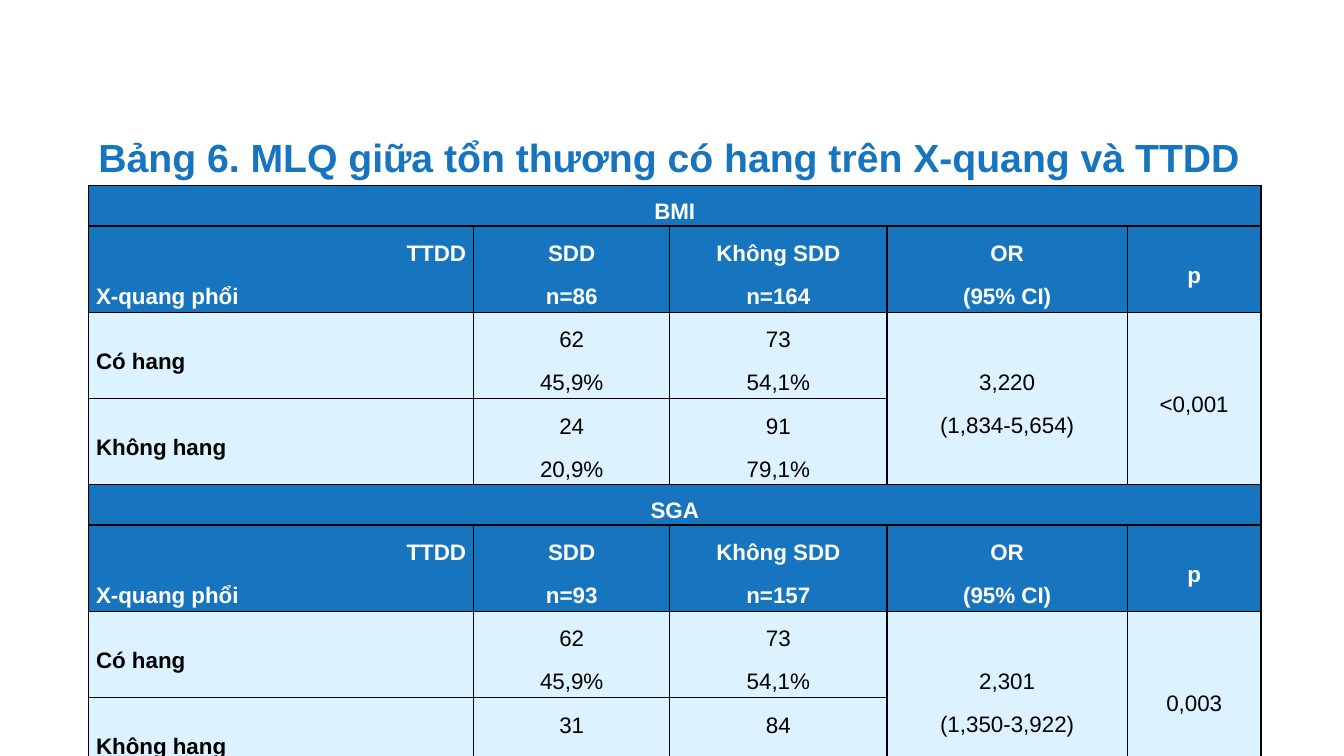
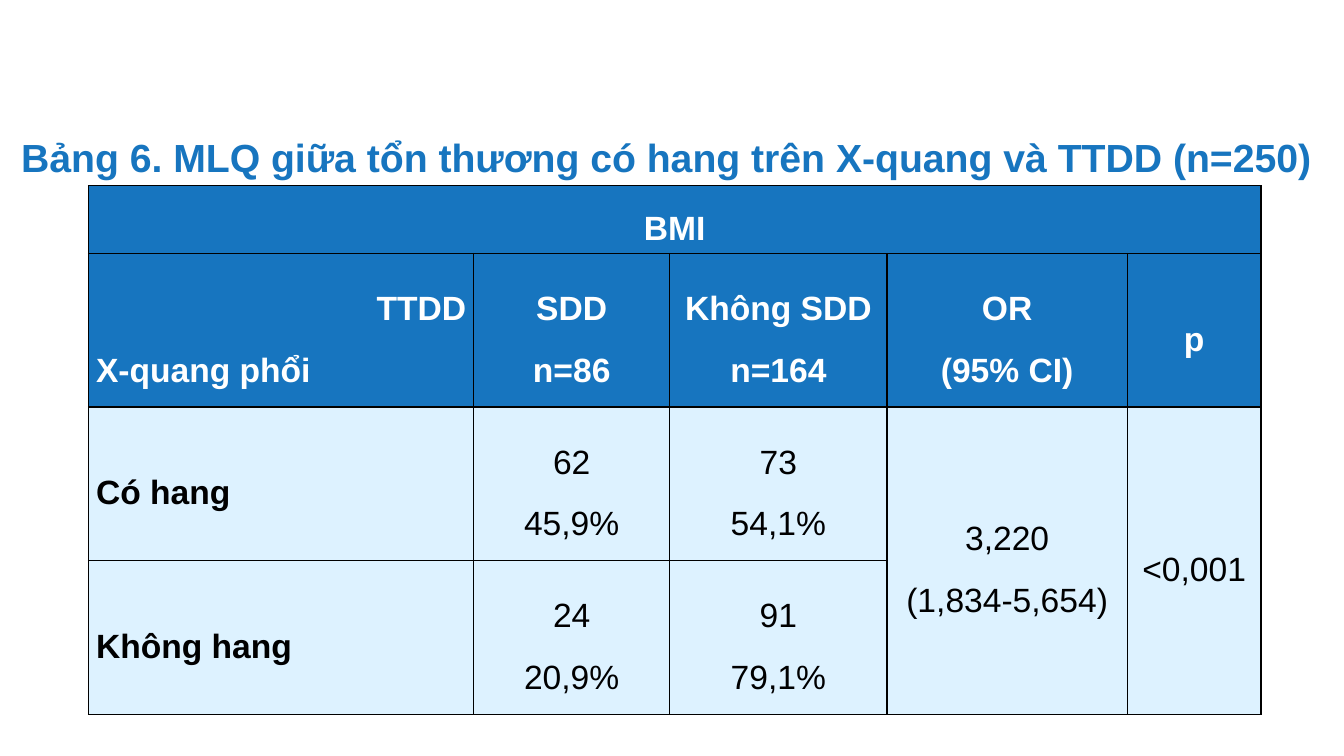
Before and after one commit to MedPocket/HPMUGraduation-thesis, a slide deck: slide 32 of Thuc-trang-va-mot-so-yeu-to-lien-quan-dinh-duong-BN-lao-phoi_Nhat-Nguyen.pptx. Drawn at 1344x756 pixels with LibreOffice and Linux fonts; fonts in the diff are those of the drawing; background and template pictures are left out. Boxes give left, top, right and bottom in pixels: in the first picture for what was removed or moved away, otherwise in the second. Text is boxed around its words. In the diff, an @@ line names an element or a change of style, - is before the commit and + after.

```diff
--- a/Thuc-trang-va-mot-so-yeu-to-lien-quan-dinh-duong-BN-lao-phoi_Nhat-Nguyen.pptx
+++ b/Thuc-trang-va-mot-so-yeu-to-lien-quan-dinh-duong-BN-lao-phoi_Nhat-Nguyen.pptx
@@ text at box(21, 141, 1311, 180): text changed @@
-Bảng 6. MLQ giữa tổn thương có hang trên X-quang và TTDD
+Bảng 6. MLQ giữa tổn thương có hang trên X-quang và TTDD (n=250)
@@ table at box(89, 186, 1263, 715) @@
-row 5: SGA |  |  |  | 
-row 6: TTDD / X-quang phổi | SDD / n=93 | Không SDD / n=157 | OR / (95% CI) | p
-row 7: Có hang | 62 / 45,9% | 73 / 54,1% | 2,301 / (1,350-3,922) | 0,003
-row 8: Không hang | 31 / 27% | 84 / 73% |  | 
```
Also in this commit, not shown: 29 other slides changed, 2 other files.
